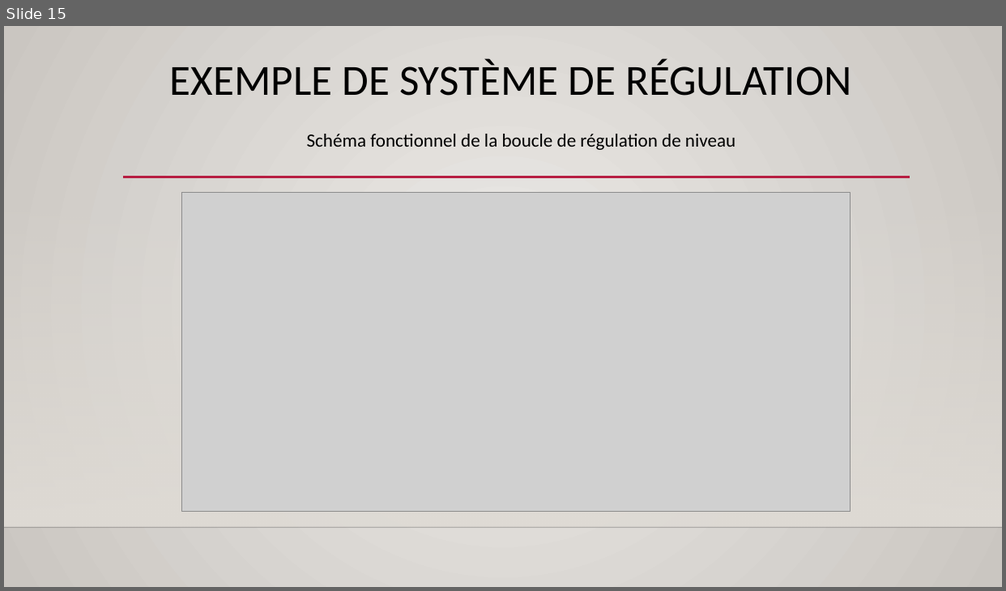
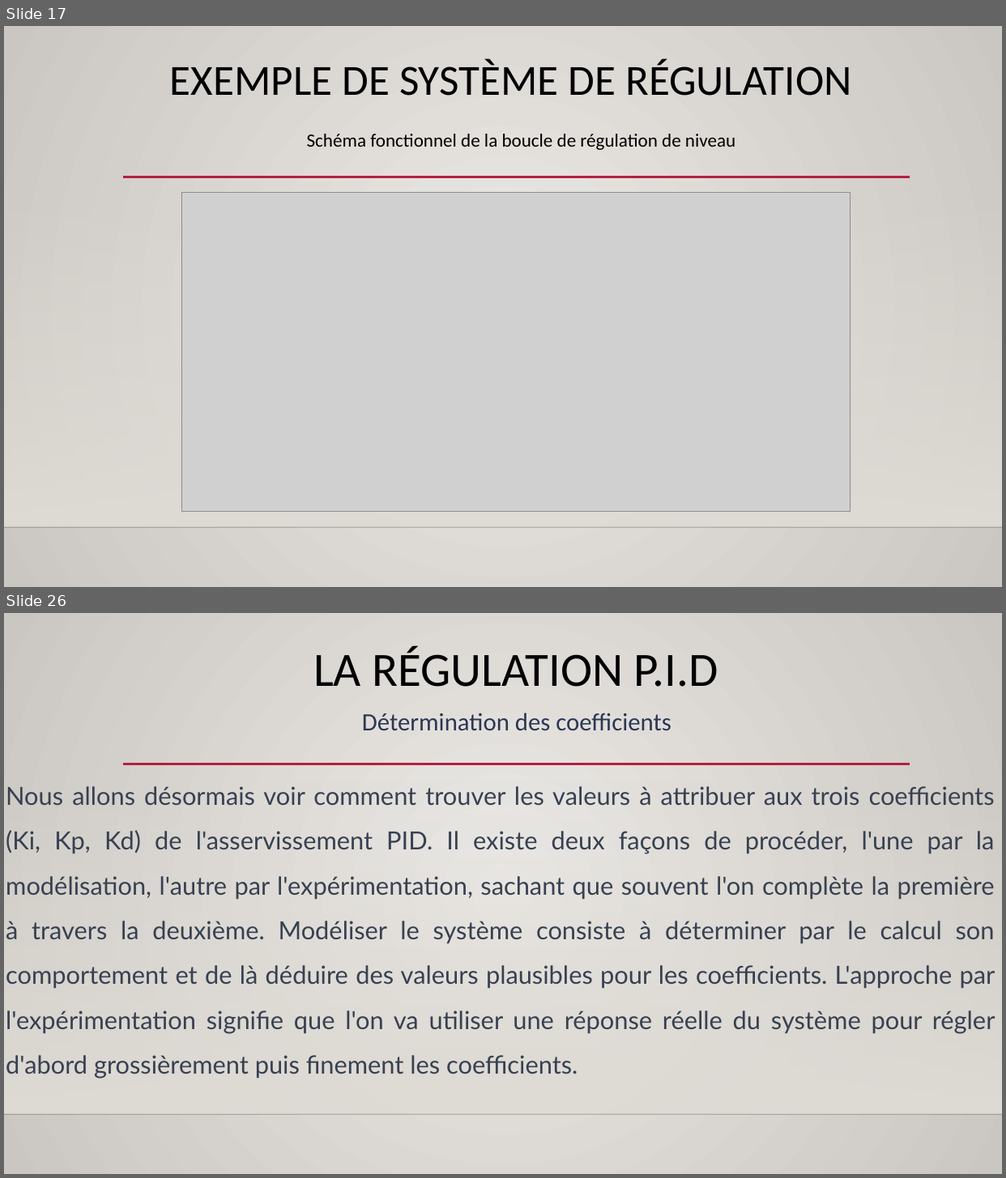
Before and after one commit to Aboudara/Document, a slide deck: Formation regulation.pptx. Shown one above the other, each under a label of ours: slide 15 before the commit, slides 17 and 26 after it; the slides between them are not shown. The pictures are 1006x591 and 1006x1178 pixels, drawn with LibreOffice and Linux fonts; fonts in the diff are those of the drawing; grey boxes stand for pictures; background and template pictures are left out. Boxes give left, top, right and bottom in pixels: in the first picture for what was removed or moved away, otherwise in the second. Text is boxed around its words. In the diff, an @@ line names an element or a change of style, - is before the commit and + after.

```diff
--- a/Formation regulation.pptx
+++ b/Formation regulation.pptx
@@ slide 26 added at (x1=4, y1=613, x2=1002, y2=1174), background gradient #ECEAE7 to #CAC7C1; not listed: 3 template elements that a slide beside it also shows @@
@@ title added at (x1=313, y1=646, x2=718, y2=687), 46 pt, text #000000 @@
+LA RÉGULATION P.I.D
@@ text added at (x1=362, y1=713, x2=671, y2=730), 24 pt, text #2C3753 @@
+Détermination des coefficients
@@ text added at (x1=6, y1=786, x2=995, y2=1079), 24 pt, text #374151 @@
+Nous allons désormais voir comment trouver les valeurs à attribuer aux trois coefficients (Ki, Kp, Kd) de l'asservissement PID. Il existe deux façons de procéder, l'une par la modélisation, l'autre par l'expérimentation, sachant que souvent l'on complète la première à travers la deuxième. Modéliser le système consiste à déterminer par le calcul son comportement et de là déduire des valeurs plausibles pour les coefficients. L'approche par l'expérimentation signifie que l'on va utiliser une réponse réelle du système pour régler d'abord grossièrement puis finement les coefficients.
@@ what was slide 15 is now slide 17 @@
```
Also in this commit, not shown: 1 slide changed, 23 other slides added, 1 other file.
